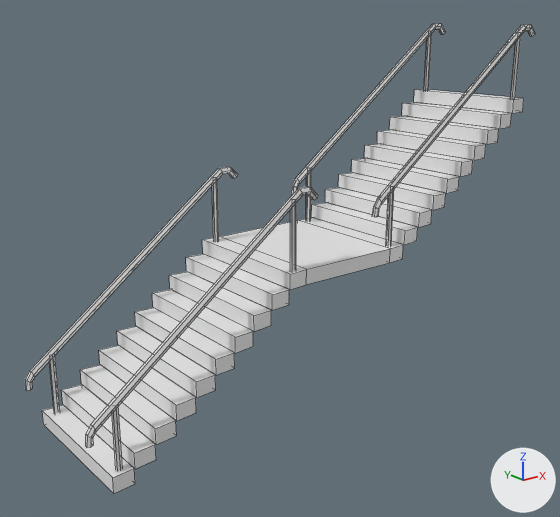
Two versions of the FBX model Assets/Models/Station/escalera2.fbx, one commit apart.
Camera for both pictures: a 50 mm camera at (-3.0, -59.83, 11.45) aimed at (2.58, -52.86, 8.67). Every picture has the same lights, and +X, +Y and +Z are marked at lower right. Mesh edges are drawn as thin lines. Where no turn or scale is listed for an object, it has been applied to the vertices.

The older version as bpy lines, for what is in view:
```python
me_cylinder_020 = bpy.data.meshes.new('Cylinder.020')
me_cylinder_020.from_pydata(...)  # 400 vertices, 310 faces; spans x -6.25..0.33, y -1.6..0.11, z -3.44..0.86
ob_cylinder_024 = bpy.data.objects.new('Cylinder.024', me_cylinder_020)
ob_cylinder_024.location = (5.86, -52.16, 10.49)
```
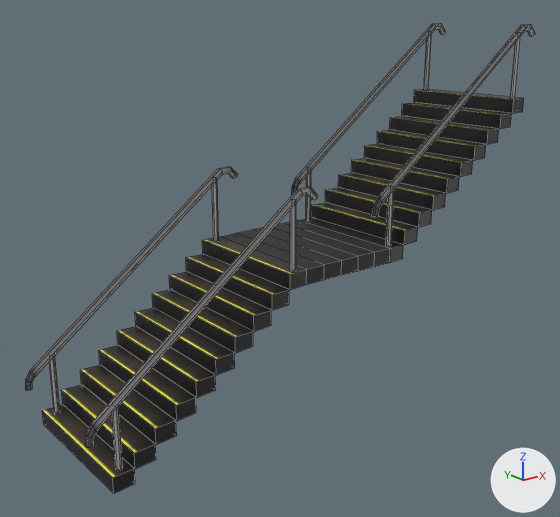
Edits to the scene script, one JSON object a line:
```json
{"op": "add", "block": "img_escaleras_png", "code": ["img_escaleras_png = load_image('escaleras.png', 'Materials/escaleras.png', 128, 128, 'sRGB')"]}
{"op": "add", "block": "mat_escaleras", "code": ["mat_escaleras = principled_material('escaleras')", "mat_escaleras.texture = img_escaleras_png"]}
{"block": "me_cylinder_020", "where": "# used by ob_cylinder_024; location = (5.86, -52.16, 10.49)"}
{"op": "remove", "block": "me_cylinder_020", "code": "me_cylinder_020.from_pydata(...)  # 400 vertices, 310 faces; spans x -6.25..0.33, y -1.6..0.11, z -3.44..0.86"}
{"op": "add", "block": "me_cylinder_020", "code": "me_cylinder_020.from_pydata(...)  # 416 vertices, 326 faces; spans x -6.25..0.33, y -1.6..0.11, z -3.44..0.86"}
{"block": "me_cylinder_020", "change": "me_cylinder_020 part 1"}
{"block": "me_cylinder_020", "change": "4 faces are deleted"}
{"block": "me_cylinder_020", "change": "16 vertices are added at x -3.36..-2.58, y -1.59..0.11, z -1.85..-1.67"}
{"block": "me_cylinder_020", "change": "20 new faces join them"}
{"block": "me_cylinder_020", "change": "me_cylinder_020 part 2: 246 kept faces spanning x -6.25..0.33, y -1.6..0.11, z -3.44..0.86 get new texture (UV) coordinates"}
{"block": "me_cylinder_020", "change": "me_cylinder_020 part 3: 306 faces spanning x -6.25..0.33, y -1.6..0.11, z -3.44..0.86 switch from no material to mat_escaleras (picture img_escaleras_png)"}
```

Changed parts and their boxes (x1, y1, x2, y2) in the pictures (560 x 517 px):
```json
{"part": 1, "of": "me_cylinder_020", "change": "built on", "before": [221, 220, 390, 284], "after": [221, 220, 390, 284]}
{"part": 2, "of": "me_cylinder_020", "change": "surface changed", "before": [30, 24, 535, 493], "after": [30, 24, 535, 493], "on screen": "white to black"}
{"part": 3, "of": "me_cylinder_020", "change": "recoloured", "before": [25, 178, 381, 447], "after": [25, 178, 381, 447]}
```
